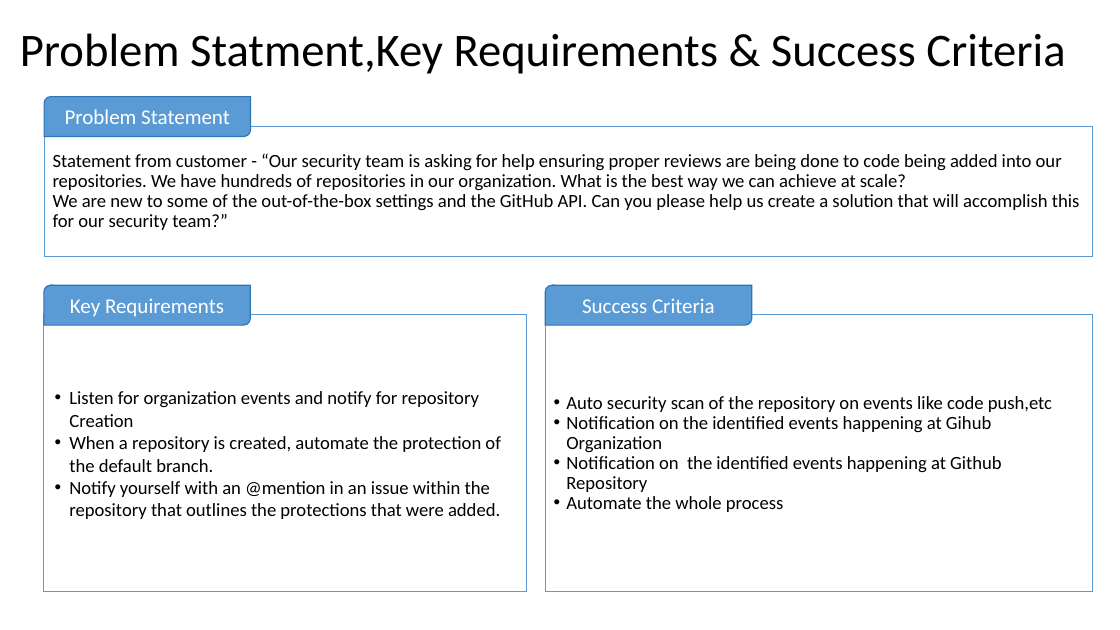
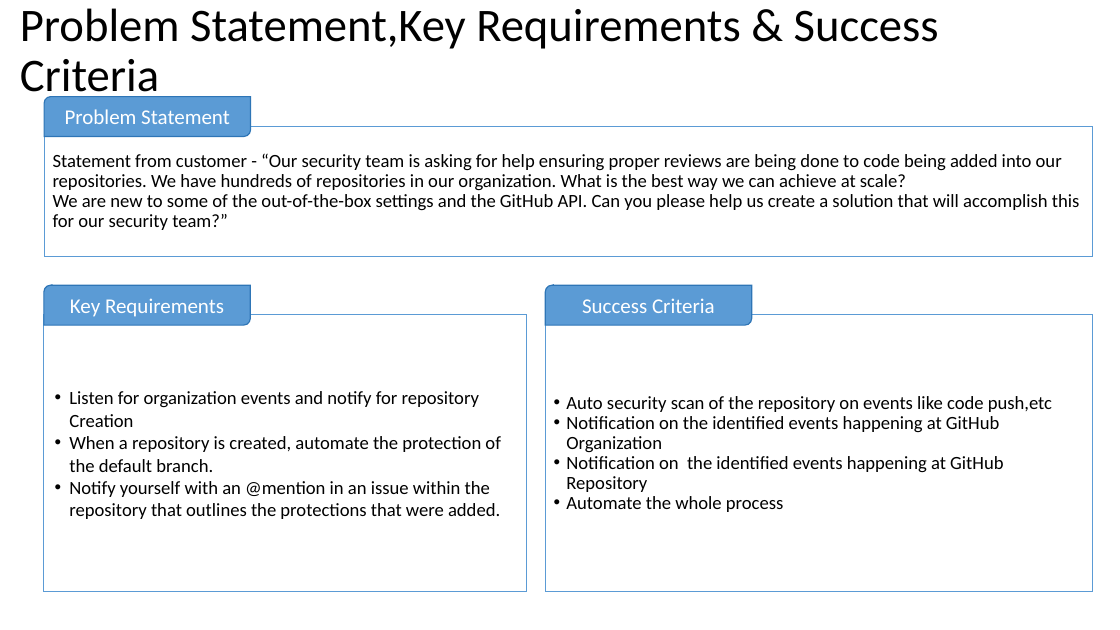
Before and after one commit to SreeBooster/github_csa, a slide deck: slide 1 of gitHub_presentation.pptx. Drawn at 1120x630 pixels with LibreOffice and Linux fonts; fonts in the diff are those of the drawing. Boxes give left, top, right and bottom in pixels: in the first picture for what was removed or moved away, otherwise in the second. Text is boxed around its words. In the diff, an @@ line names an element or a change of style, - is before the commit and + after.

```diff
--- a/gitHub_presentation.pptx
+++ b/gitHub_presentation.pptx
@@ title at bbox=[20, 8, 939, 103]: text changed @@
-Problem Statment,Key Requirements & Success Criteria
+Problem Statement,Key Requirements & Success Criteria
@@ text in rectangle at bbox=[566, 416, 1003, 492]: text changed @@
-• Notification on the identified events happening at Gihub Organization
-• Notification on the identified events happening at Github Repository
+• Notification on the identified events happening at GitHub Organization
+• Notification on the identified events happening at GitHub Repository
```
Also in this commit, not shown: 1 other slide changed.
